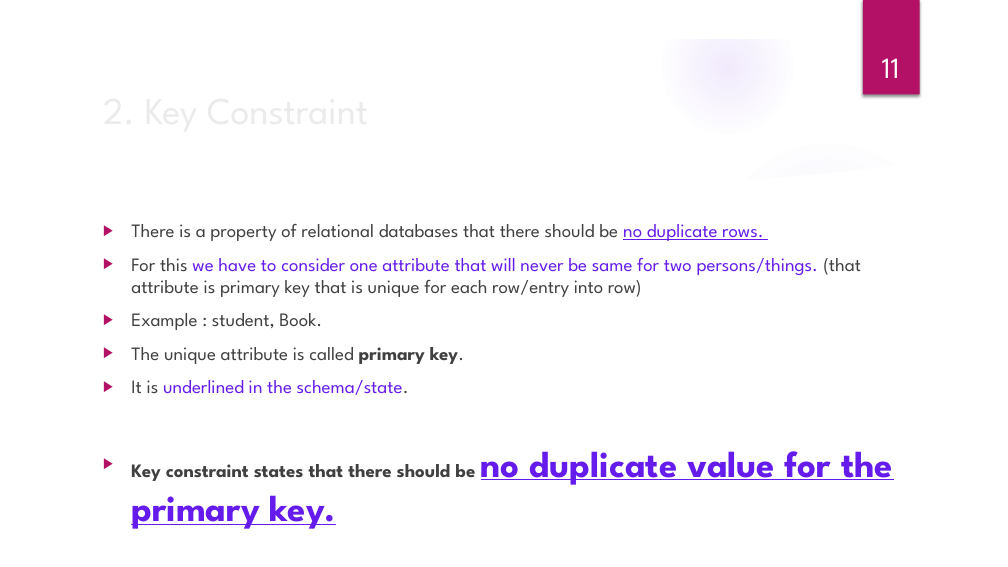
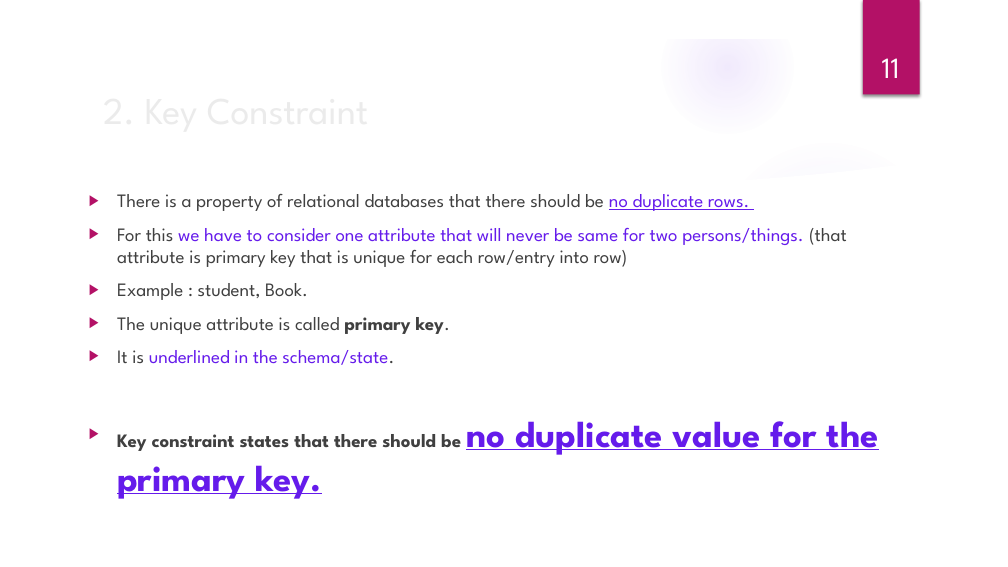
Before and after one commit to Saad-Dar04/Semester-4, a slide deck: slide 11 of Databasae management system/theory/course material/Lecture 4 Logical DesignConstraints.pptx. Drawn at 1008x567 pixels with LibreOffice and Linux fonts; fonts in the diff are those of the drawing; background and template pictures are left out. Boxes give left, top, right and bottom in pixels: in the first picture for what was removed or moved away, otherwise in the second. Text is boxed around its words. In the diff, an @@ line names an element or a change of style, - is before the commit and + after.

```diff
--- a/Databasae management system/theory/course material/Lecture 4 Logical DesignConstraints.pptx
+++ b/Databasae management system/theory/course material/Lecture 4 Logical DesignConstraints.pptx
@@ text "There is a property of ...": place and size @@
-text "There is a property of ..." at <box>131,224,893,485</box>
+text "There is a property of ..." at <box>117,194,879,455</box>
```
Also in this commit, not shown: 1 other slide changed, 8 other files.
